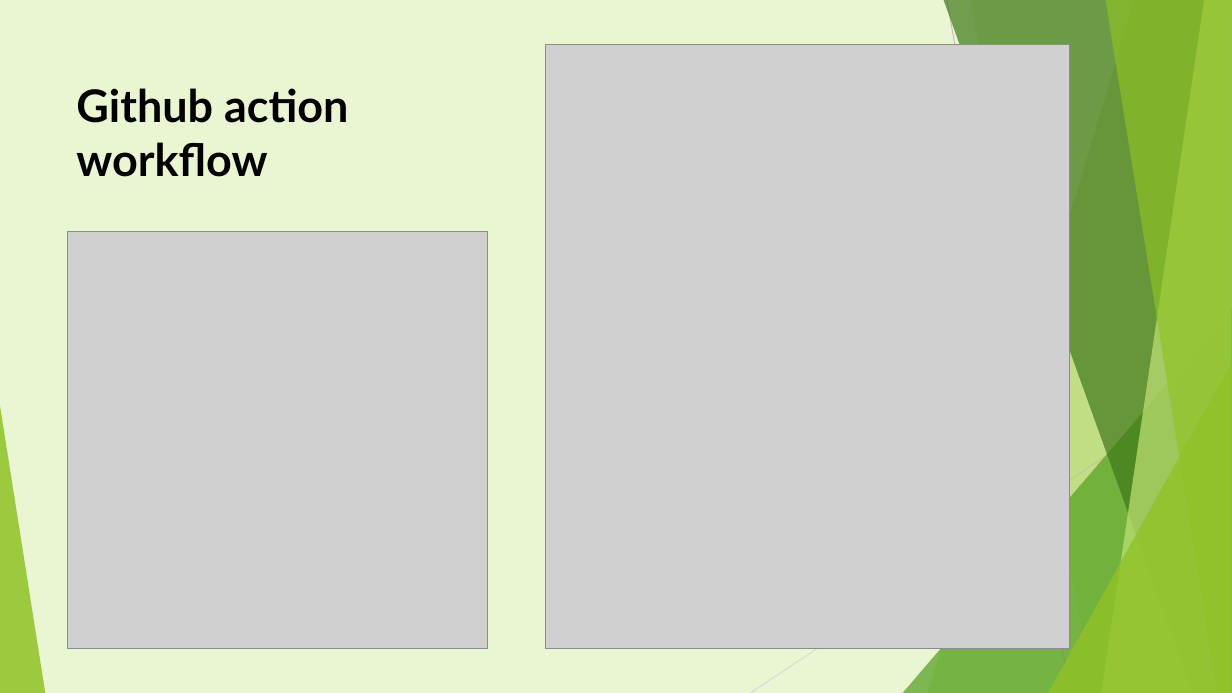
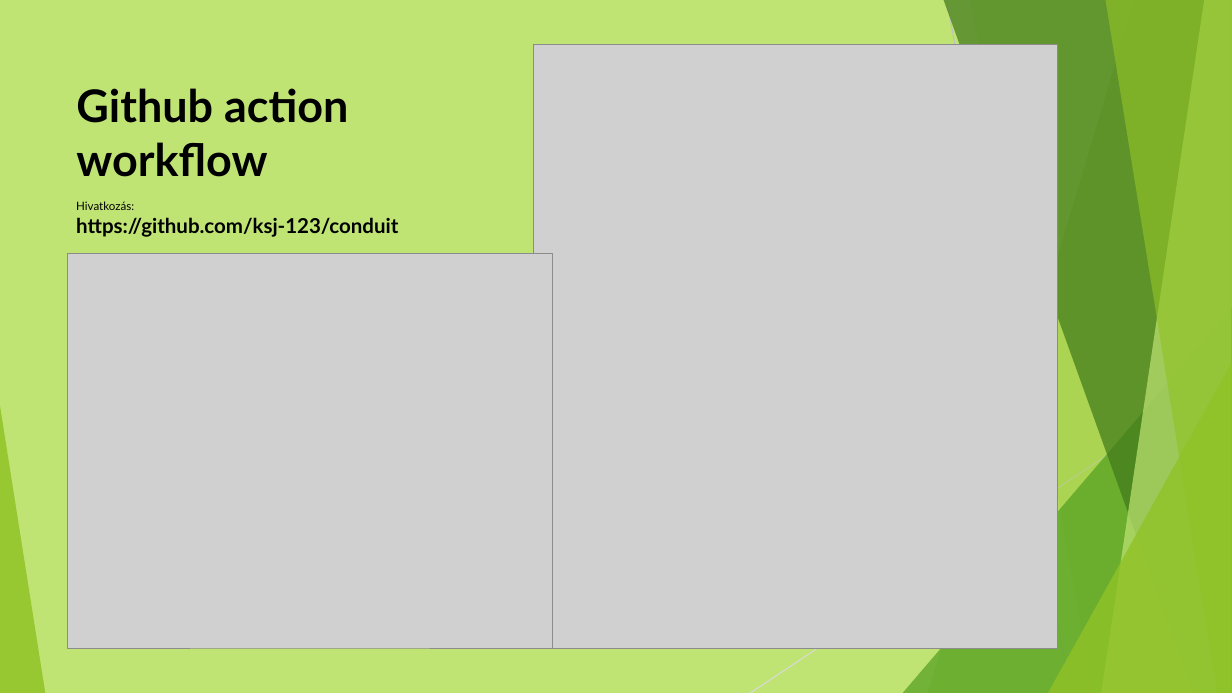
Before and after one commit to ksj-123/conduit, a slide deck: slide 3 of docs/Conduit_prez.pptx. Drawn at 1232x693 pixels with LibreOffice and Linux fonts; fonts in the diff are those of the drawing; grey boxes stand for pictures. Boxes give left, top, right and bottom in pixels: in the first picture for what was removed or moved away, otherwise in the second. Text is boxed around its words. In the diff, an @@ line names an element or a change of style, - is before the commit and + after.

```diff
--- a/docs/Conduit_prez.pptx
+++ b/docs/Conduit_prez.pptx
@@ background #EAF6D1 to #C0E474 @@
@@ picture: place and size @@
-picture at <box>545,45,1069,649</box>
+picture at <box>534,45,1058,649</box>
@@ text added at <box>76,201,398,237</box>, 16 pt, text #000000, bold @@
+Hivatkozás:
+https://github.com/ksj-123/conduit
@@ picture: place and size @@
-picture at <box>67,231,487,648</box>
+picture at <box>67,254,553,649</box>
```
Also in this commit, not shown: 3 other slides changed, 3 other files.
